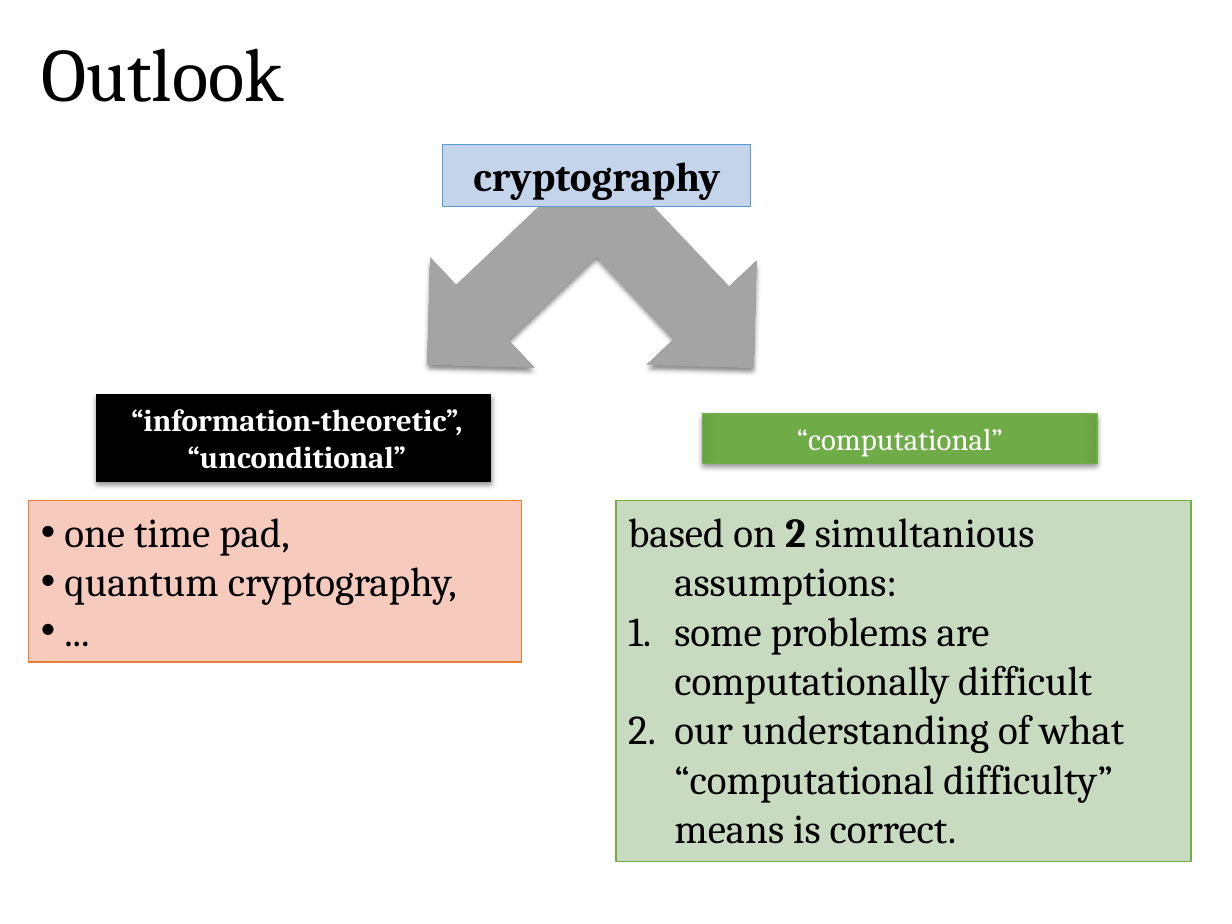
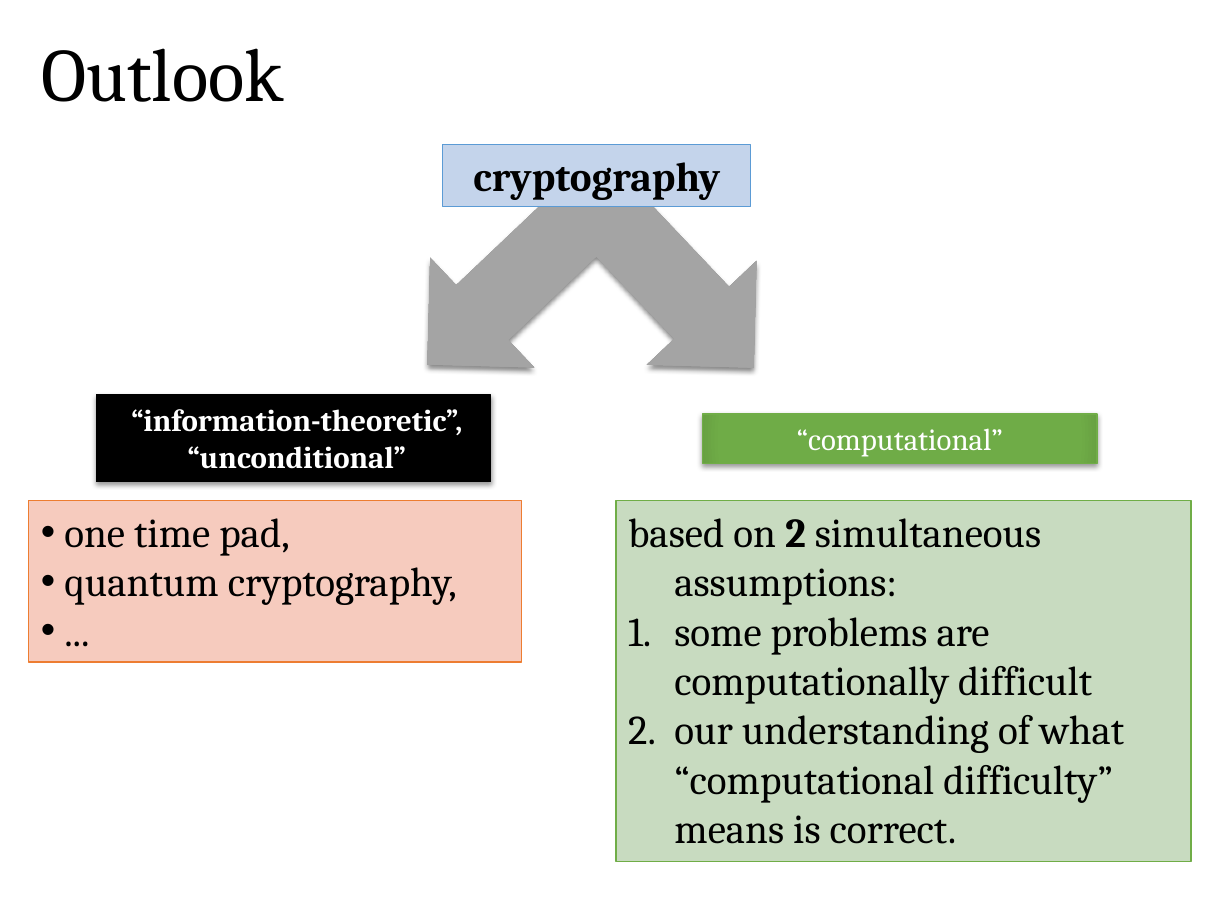
Before and after one commit to sdziembowski/cryptography-I-2026, a slide deck: slide 53 of Slides/chapter04.pptx. Drawn at 1232x924 pixels with LibreOffice and Linux fonts; fonts in the diff are those of the drawing. Boxes give left, top, right and bottom in pixels: in the first picture for what was removed or moved away, otherwise in the second. Text is boxed around its words. In the diff, an @@ line names an element or a change of style, - is before the commit and + after.

```diff
--- a/Slides/chapter04.pptx
+++ b/Slides/chapter04.pptx
@@ text in rectangle at (x1=628, y1=518, x2=1041, y2=605): text changed @@
-based on 2 simultanious assumptions:
+based on 2 simultaneous assumptions:
```
Also in this commit, not shown: 1 other slide changed, 4 other files.
